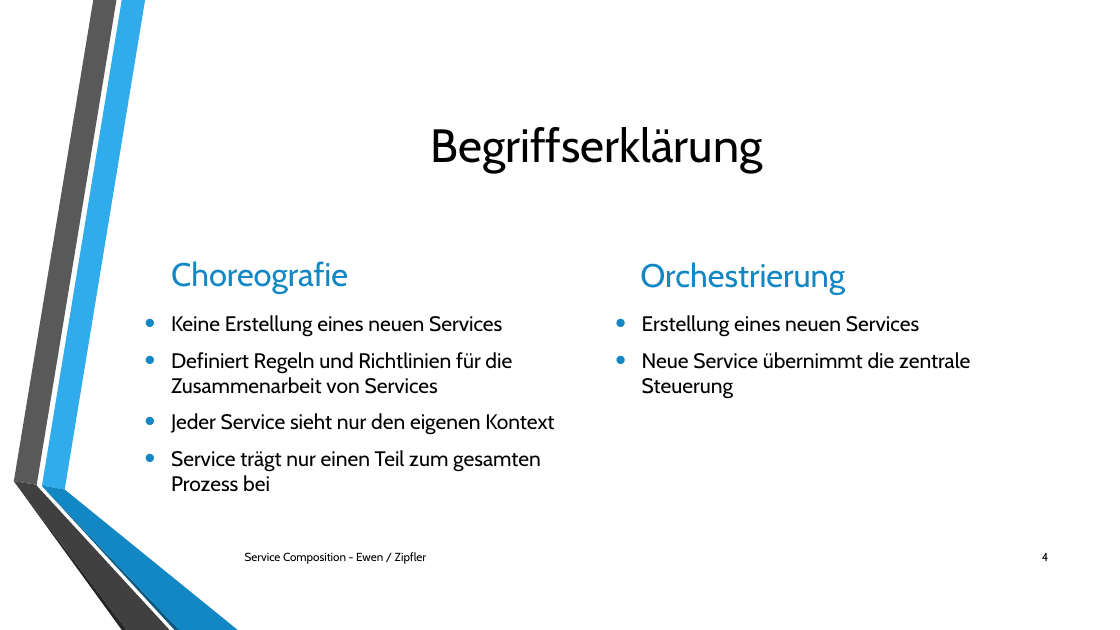
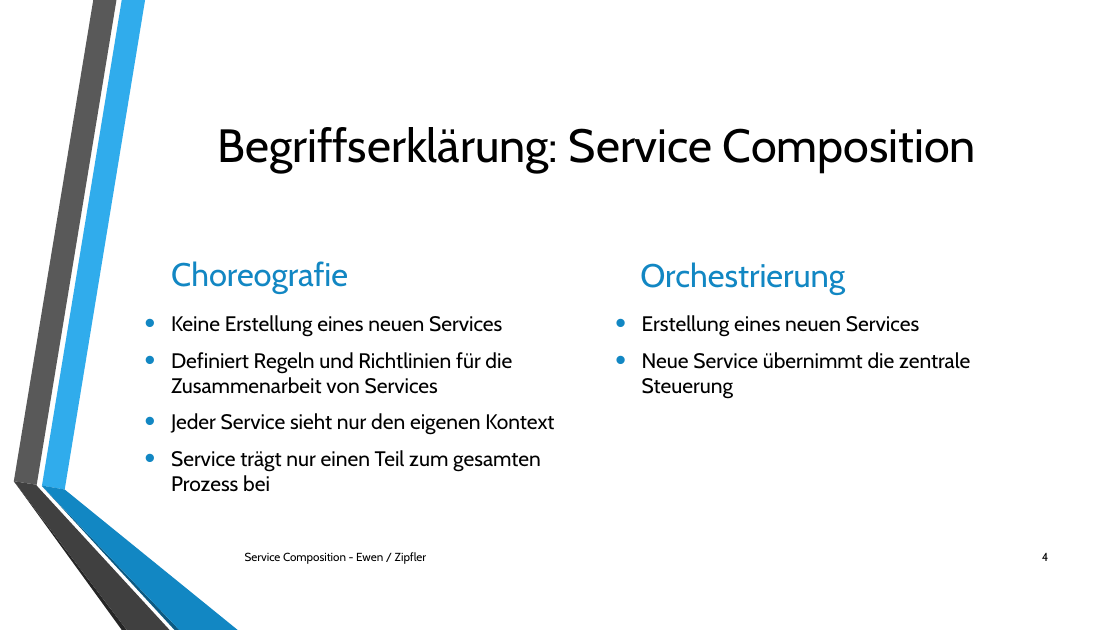
Before and after one commit to jzipfler/HTW-SwArchitektur, a slide deck: slide 4 of doc/slides.pptx. Drawn at 1120x630 pixels with LibreOffice and Linux fonts; fonts in the diff are those of the drawing; background and template pictures are left out. Boxes give left, top, right and bottom in pixels: in the first picture for what was removed or moved away, otherwise in the second. Text is boxed around its words. In the diff, an @@ line names an element or a change of style, - is before the commit and + after.

```diff
--- a/doc/slides.pptx
+++ b/doc/slides.pptx
@@ title at <box>217,127,976,173</box>: text changed @@
-Begriffserklärung
+Begriffserklärung: Service Composition
```
Also in this commit, not shown: 4 other slides changed, 3 other files.
